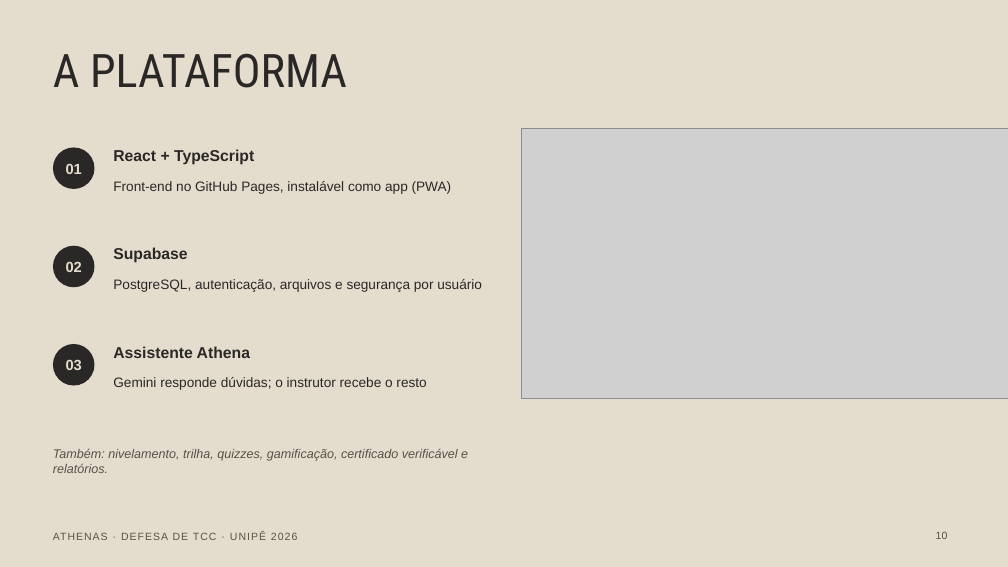
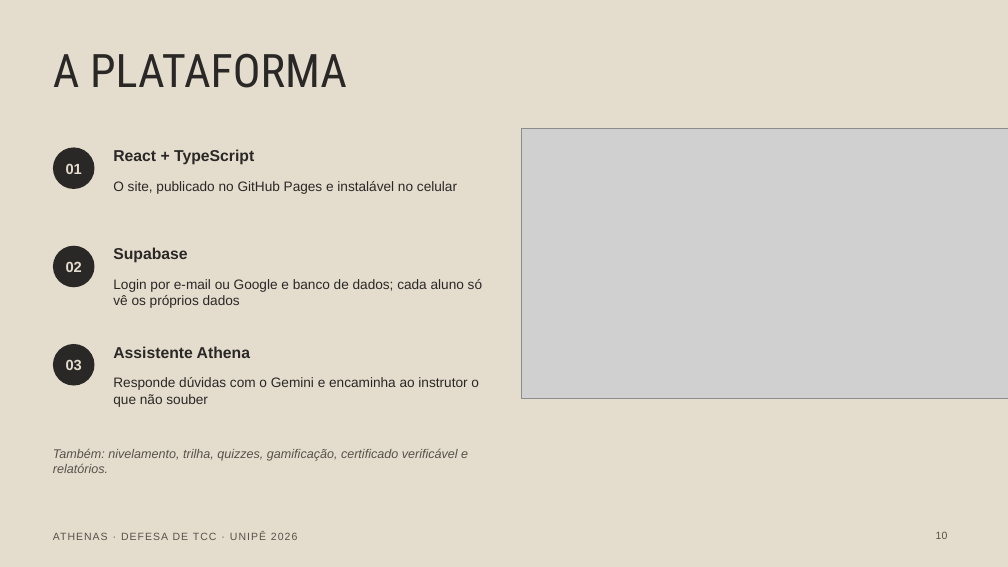
Before and after one commit to jllbrasileiro123-spec/athenas-tcc, a slide deck: slide 10 of docs/slides-apresentacao-tcc.pptx. Drawn at 1008x567 pixels with LibreOffice and Linux fonts; fonts in the diff are those of the drawing; grey boxes stand for pictures. Boxes give left, top, right and bottom in pixels: in the first picture for what was removed or moved away, otherwise in the second. Text is boxed around its words. In the diff, an @@ line names an element or a change of style, - is before the commit and + after.

```diff
--- a/docs/slides-apresentacao-tcc.pptx
+++ b/docs/slides-apresentacao-tcc.pptx
@@ text at (x1=113, y1=181, x2=457, y2=194): text changed @@
-Front-end no GitHub Pages, instalável como app (PWA)
+O site, publicado no GitHub Pages e instalável no celular
@@ text at (x1=113, y1=279, x2=482, y2=308): text changed @@
-PostgreSQL, autenticação, arquivos e segurança por usuário
+Login por e-mail ou Google e banco de dados; cada aluno só vê os próprios dados
@@ text at (x1=113, y1=377, x2=479, y2=407): text changed @@
-Gemini responde dúvidas; o instrutor recebe o resto
+Responde dúvidas com o Gemini e encaminha ao instrutor o que não souber
```
Also in this commit, not shown: 2 other files.
